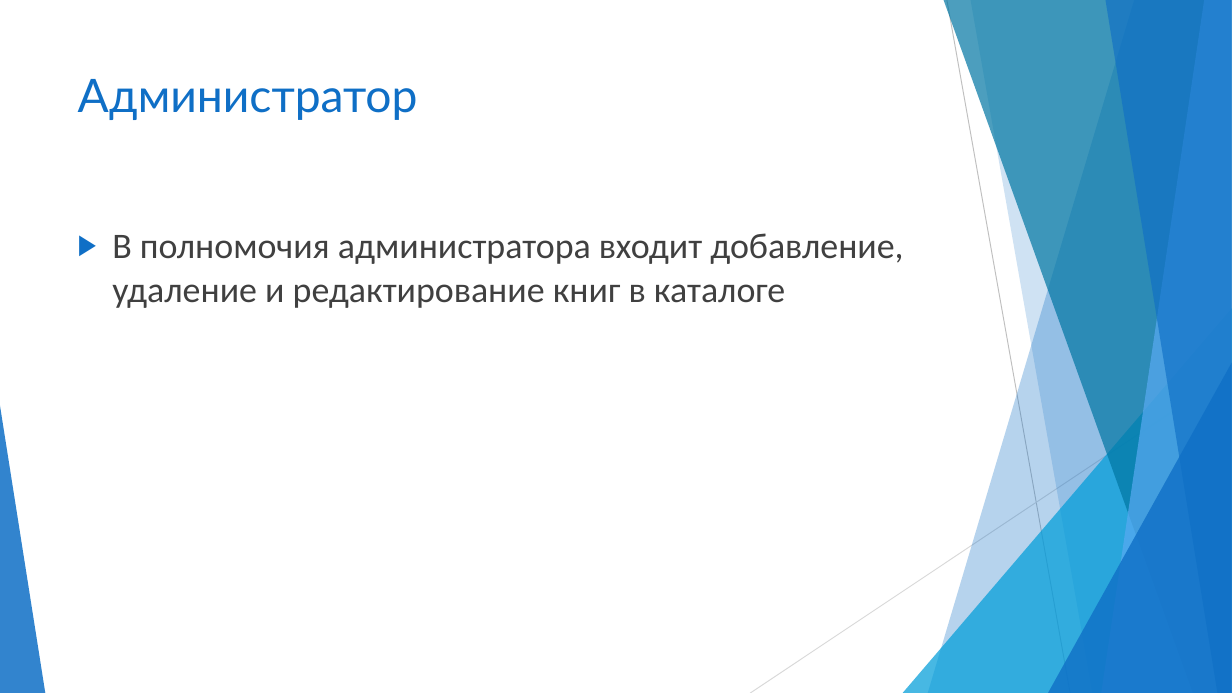
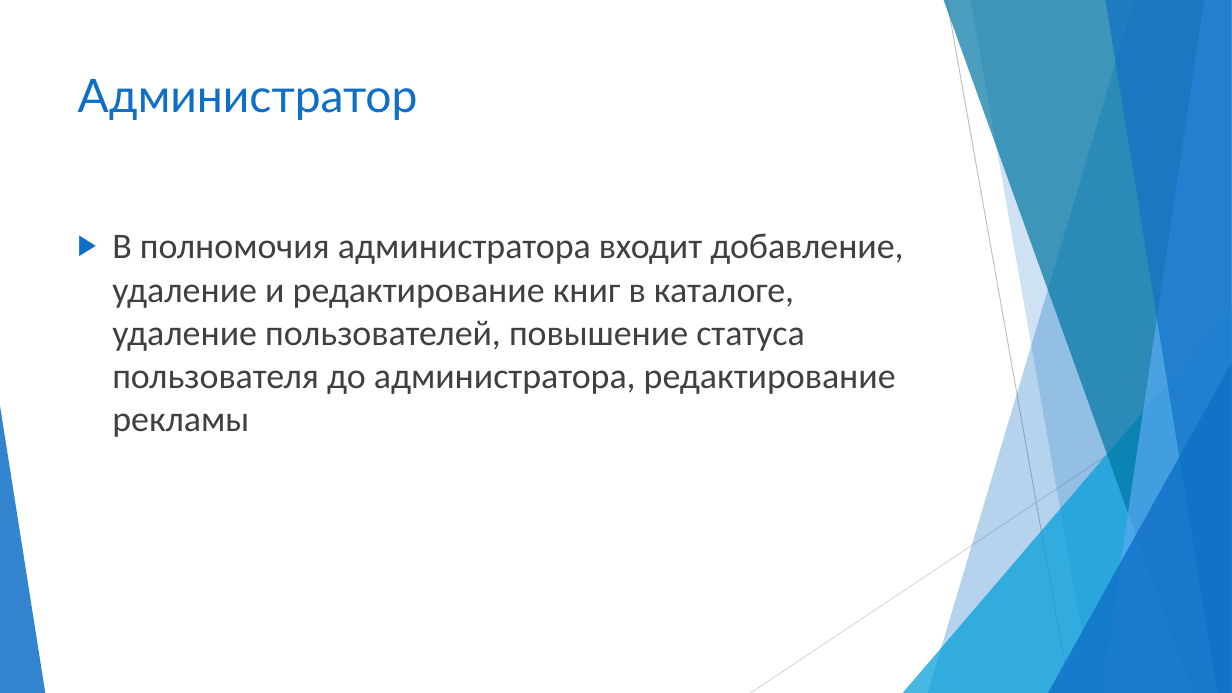
Before and after one commit to Kote5615/flask, a slide deck: slide 13 of flask_project_docx/bookshop.pptx (slide 10 before the commit). Drawn at 1232x693 pixels with LibreOffice and Linux fonts; fonts in the diff are those of the drawing. Boxes give left, top, right and bottom in pixels: in the first picture for what was removed or moved away, otherwise in the second. Text is boxed around its words. In the diff, an @@ line names an element or a change of style, - is before the commit and + after.

```diff
--- a/flask_project_docx/bookshop.pptx
+++ b/flask_project_docx/bookshop.pptx
@@ text at (x1=112, y1=233, x2=903, y2=437): text changed @@
-▶ В полномочия администратора входит добавление, удаление и редактирование книг в каталоге
+▶ В полномочия администратора входит добавление, удаление и редактирование книг в каталоге, удаление пользователей, повышение статуса пользователя до администратора, редактирование рекламы
```
Also in this commit, not shown: 3 other slides changed, 12 slides added, 1 slide removed.
